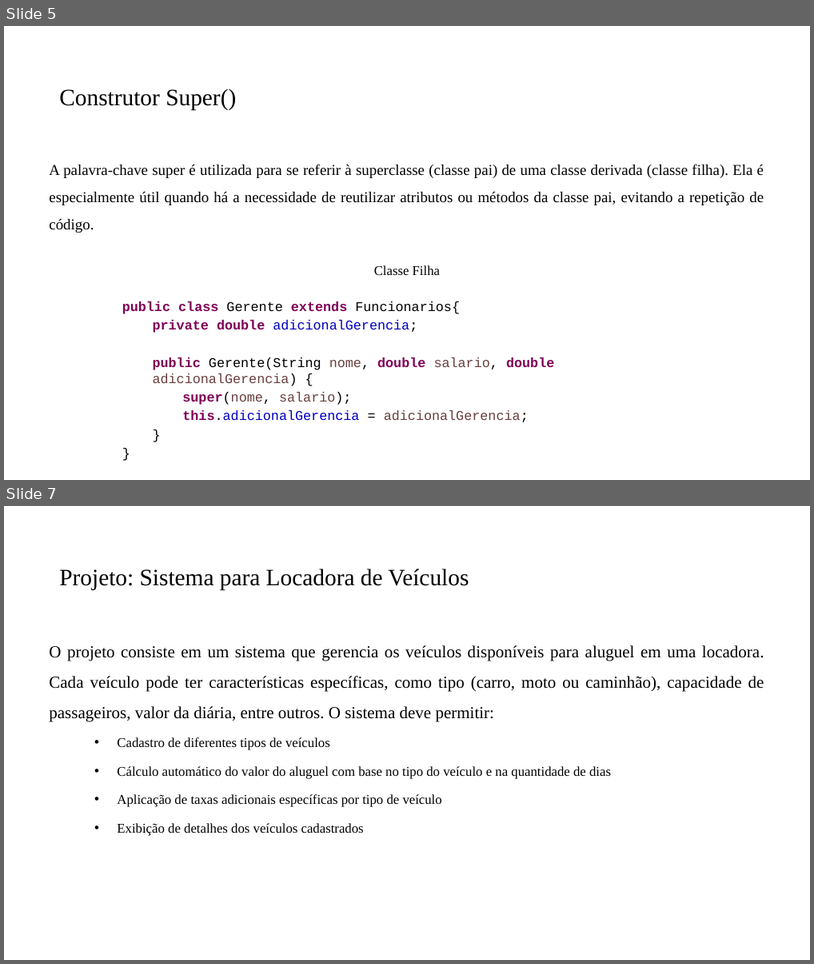
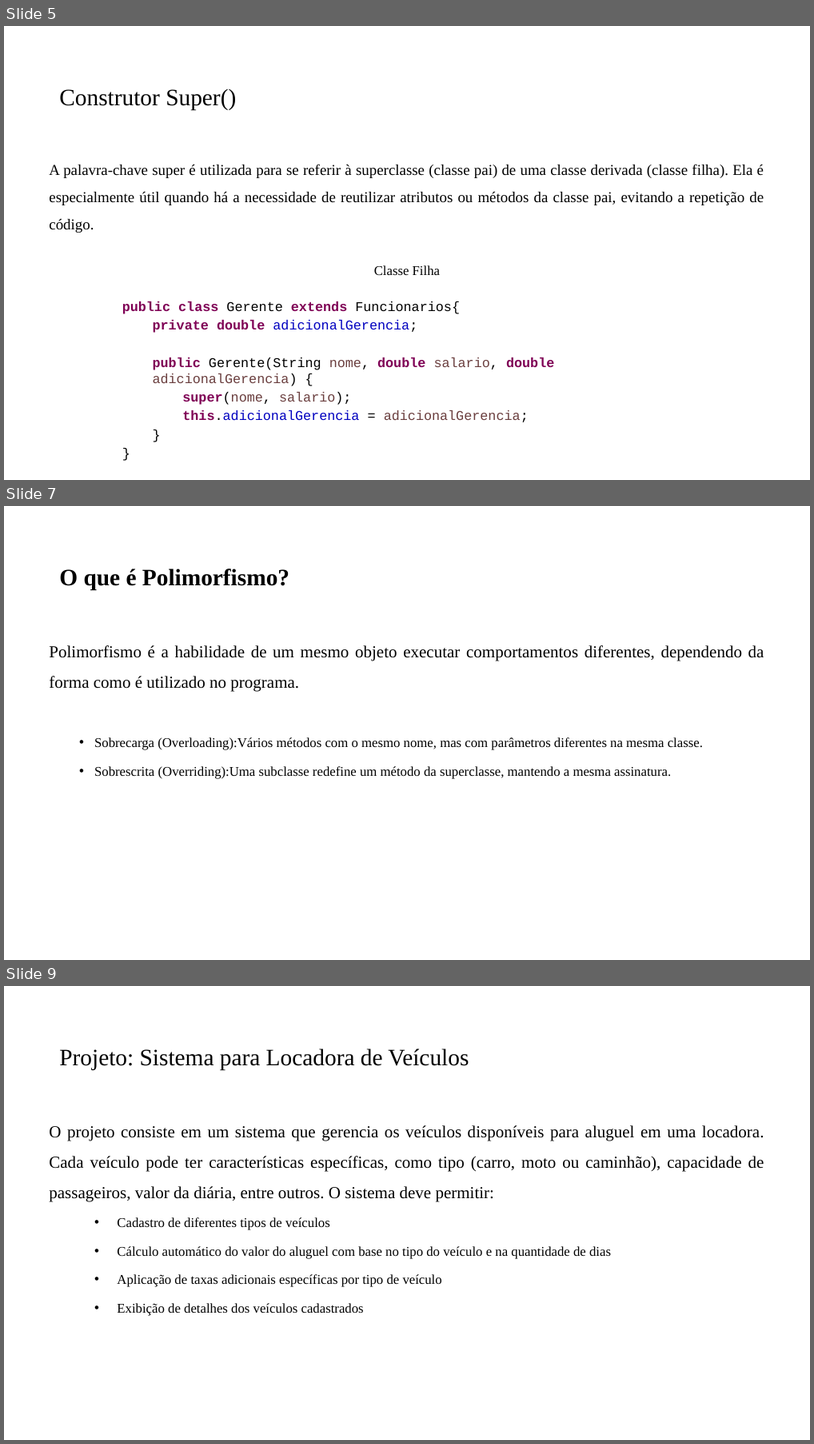
Before and after one commit to PedroMiho/UMC, a slide deck: Projetos de Software/Aula 11 - Herança e Porfimorfismo/Herança e Porlimosfismo.pptx. Shown one above the other, each under a label of ours: slides 5 and 7 before the commit, slides 5, 7 and 9 after it; the slides between them are not shown. The pictures are 814x964 and 814x1444 pixels, drawn with LibreOffice and Linux fonts; fonts in the diff are those of the drawing; background and template pictures are left out. Boxes give left, top, right and bottom in pixels: in the first picture for what was removed or moved away, otherwise in the second. Text is boxed around its words. In the diff, an @@ line names an element or a change of style, - is before the commit and + after.

```diff
--- a/Projetos de Software/Aula 11 - Herança e Porfimorfismo/Herança e Porlimosfismo.pptx
+++ b/Projetos de Software/Aula 11 - Herança e Porfimorfismo/Herança e Porlimosfismo.pptx
@@ slide 7 added at <box>4,506,810,960</box>, background #FFFFFF @@
@@ title added at <box>59,568,290,591</box>, 28 pt, text #000000, bold @@
+O que é Polimorfismo?
@@ text added at <box>49,645,765,779</box>, 16 pt, text #000000 @@
+Polimorfismo é a habilidade de um mesmo objeto executar comportamentos diferentes, dependendo da forma como é utilizado no programa.
+  • Sobrecarga (Overloading):Vários métodos com o mesmo nome, mas com parâmetros diferentes na mesma classe.
+  • Sobrescrita (Overriding):Uma subclasse redefine um método da superclasse, mantendo a mesma assinatura.
@@ what was slide 7 is now slide 9 @@
```
Also in this commit, not shown: 1 slide changed, 1 other slide added, 19 other files.
